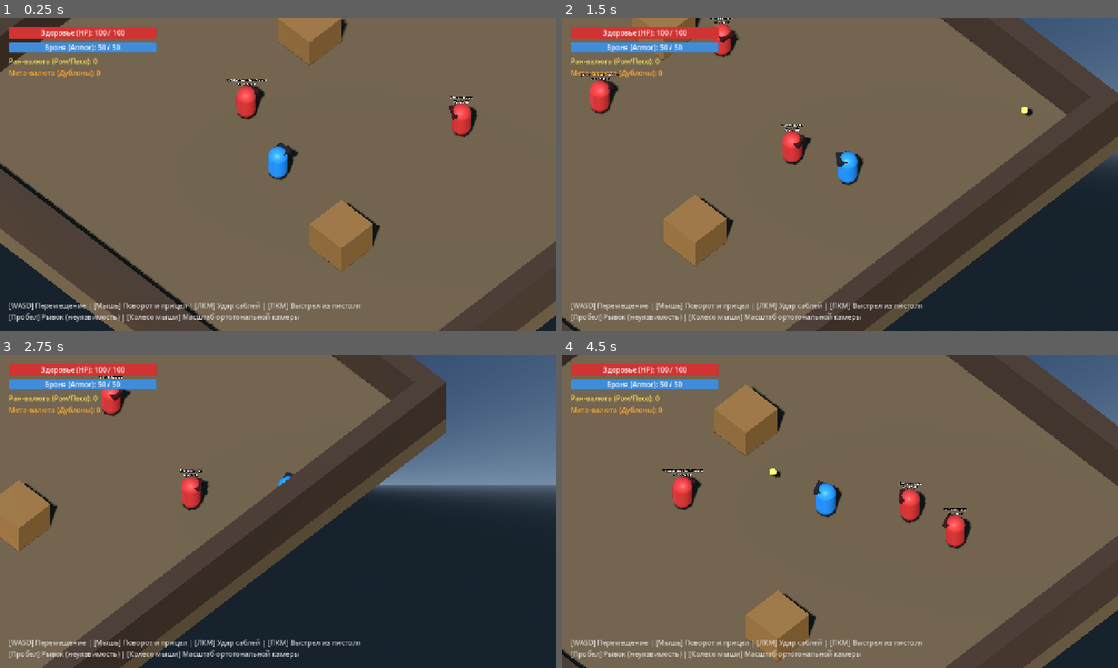
Above: before the commit, frames 1-4 (two rows, left to right).
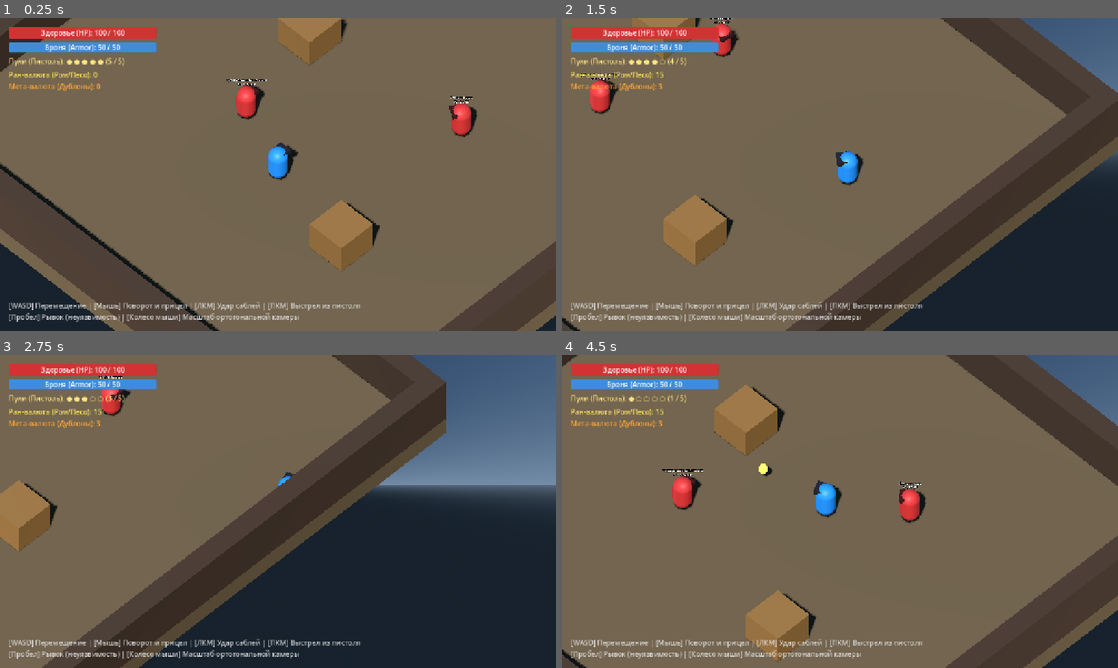
Above: after the commit, the same moments.

Repository: Futaecivoh/MPGU_Year2026-2027
Game: Godot game, scene res://scenes/arena/test_arena.tscn
Two runs of this game, one before a commit and one after it. Both use one fixed random seed, a clock stepped at 60 frames per second and the inputs below.
Inputs (mouse positions are in pixels of both pictures, inside the frame that each line leads up to):
- Up to frame 1 (0.25 s): no input
- Up to frame 2 (1.5 s): move the mouse to (962, 158) at 0.52 s; hold D (move_right) 0.53-1.28 s; hold Right mouse button (attack_ranged) 0.53-1.28 s; click (962, 158) at 0.67 s; tap Space (dash) at 0.8, 1.35 s; move the mouse to (728, 190) at 1.27 s; hold S (move_down) from 1.28 s (still down)
- Up to frame 3 (2.75 s): right-click (166, 527) at 1.55 s; move the mouse to (333, 442) at 2.02 s; release S (move_down) at 2.03 s; press the mouse at (333, 442) at 2.03 s; hold D (move_right) from 2.03 s (still down); tap Space (dash) at 2.3 s
- Up to frame 4 (4.5 s): move the mouse to (812, 574) at 2.77 s; release D (move_right) at 2.78 s; release the mouse at (812, 574) at 2.78 s; hold W (move_up) 2.78-3.53 s; right-click (812, 574) at 2.85 s; click (812, 574) at 2.92 s; move the mouse to (1006, 558) at 3.52 s; hold A (move_left) from 3.53 s (still down); tap Space (dash) at 3.6 s; move the mouse to (673, 464) at 4.27 s; right-click (673, 464) at 4.35 s

The runs differ from the first frame. In frame 1, 0.7% of the frame differs, in the area x 1-23%, y 12-24%; in frame 2, 1.2%; in frame 3, 1.1%; in frame 4, 1.2%, in the area x 1-74%, y 12-62%.

Commit message:
feat: add 5-bullet ammo limit and boost flintlock damage

Diff:
--- a/resources/weapons/flintlock.tres
+++ b/resources/weapons/flintlock.tres
@@ -1,14 +1,12 @@
-[gd_resource type="Resource" script_class="WeaponData" load_steps=2 format=3]
+[gd_resource type="Resource" script_class="WeaponData" format=3 uid="uid://bqqtmj4v1l8m3"]
 
-[ext_resource type="Script" path="res://scripts/resources/weapon_data.gd" id="1_weapon"]
+[ext_resource type="Script" uid="uid://ba6br8owjcvnb" path="res://scripts/resources/weapon_data.gd" id="1_weapon"]
 
 [resource]
 script = ExtResource("1_weapon")
 weapon_name = "Кремневый пистоль"
 weapon_type = 1
-damage = 22.0
-cooldown = 0.45
-knockback_force = 5.0
+cooldown = 0.5
+knockback_force = 14.0
 attack_duration = 0.1
-projectile_speed = 24.0
-projectile_lifetime = 1.5
+projectile_speed = 28.0
--- a/scenes/arena/test_arena.tscn
+++ b/scenes/arena/test_arena.tscn
@@ -1,7 +1,7 @@
-[gd_scene load_steps=19 format=3]
+[gd_scene format=3 uid="uid://hddnv5l1putc"]
 
 [ext_resource type="PackedScene" path="res://scenes/player/player.tscn" id="1_player"]
-[ext_resource type="Script" path="res://scripts/camera/orthogonal_camera.gd" id="2_cam"]
+[ext_resource type="Script" uid="uid://x1jl4lh7vq1m" path="res://scripts/camera/orthogonal_camera.gd" id="2_cam"]
 [ext_resource type="PackedScene" path="res://scenes/enemies/enemy_pirate.tscn" id="3_enemy"]
 [ext_resource type="Resource" path="res://resources/enemies/training_dummy_stats.tres" id="4_dummy_stats"]
 [ext_resource type="PackedScene" path="res://scenes/ui/hud.tscn" id="5_hud"]
@@ -62,126 +62,115 @@
 material = SubResource("StandardMaterial3D_crate")
 size = Vector3(2, 1.6, 2)
 
-[node name="TestArena" type="Node3D"]
+[node name="TestArena" type="Node3D" unique_id=1251723466]
 
-[node name="WorldEnvironment" type="WorldEnvironment" parent="."]
+[node name="WorldEnvironment" type="WorldEnvironment" parent="." unique_id=1869789671]
 environment = SubResource("Environment_main")
 
-[node name="DirectionalLight3D" type="DirectionalLight3D" parent="."]
+[node name="DirectionalLight3D" type="DirectionalLight3D" parent="." unique_id=1707654417]
 transform = Transform3D(0.866025, -0.383022, 0.321394, 0, 0.642788, 0.766044, -0.5, -0.663414, 0.55667, 0, 12, 0)
 shadow_enabled = true
- directional_shadow_max_distance = 60.0
+directional_shadow_max_distance = 60.0
 
-[node name="ArenaGeometry" type="Node3D" parent="."]
+[node name="ArenaGeometry" type="Node3D" parent="." unique_id=523057463]
 
-[node name="Floor" type="StaticBody3D" parent="ArenaGeometry"]
+[node name="Floor" type="StaticBody3D" parent="ArenaGeometry" unique_id=8085408]
 transform = Transform3D(1, 0, 0, 0, 1, 0, 0, 0, 1, 0, -0.5, 0)
-collision_layer = 1
 collision_mask = 0
 
-[node name="CollisionShape3D" type="CollisionShape3D" parent="ArenaGeometry/Floor"]
+[node name="CollisionShape3D" type="CollisionShape3D" parent="ArenaGeometry/Floor" unique_id=261048751]
 shape = SubResource("BoxShape3D_floor")
 
-[node name="MeshInstance3D" type="MeshInstance3D" parent="ArenaGeometry/Floor"]
+[node name="MeshInstance3D" type="MeshInstance3D" parent="ArenaGeometry/Floor" unique_id=1567775080]
 mesh = SubResource("BoxMesh_floor")
 
-[node name="NorthWall" type="StaticBody3D" parent="ArenaGeometry"]
+[node name="NorthWall" type="StaticBody3D" parent="ArenaGeometry" unique_id=819216168]
 transform = Transform3D(1, 0, 0, 0, 1, 0, 0, 0, 1, 0, 1.25, -13.5)
-collision_layer = 1
 collision_mask = 0
 
-[node name="CollisionShape3D" type="CollisionShape3D" parent="ArenaGeometry/NorthWall"]
+[node name="CollisionShape3D" type="CollisionShape3D" parent="ArenaGeometry/NorthWall" unique_id=1497650595]
 shape = SubResource("BoxShape3D_wall_ns")
 
-[node name="MeshInstance3D" type="MeshInstance3D" parent="ArenaGeometry/NorthWall"]
+[node name="MeshInstance3D" type="MeshInstance3D" parent="ArenaGeometry/NorthWall" unique_id=2145511855]
 mesh = SubResource("BoxMesh_wall_ns")
 
-[node name="SouthWall" type="StaticBody3D" parent="ArenaGeometry"]
+[node name="SouthWall" type="StaticBody3D" parent="ArenaGeometry" unique_id=980164014]
 transform = Transform3D(1, 0, 0, 0, 1, 0, 0, 0, 1, 0, 1.25, 13.5)
-collision_layer = 1
 collision_mask = 0
 
-[node name="CollisionShape3D" type="CollisionShape3D" parent="ArenaGeometry/SouthWall"]
+[node name="CollisionShape3D" type="CollisionShape3D" parent="ArenaGeometry/SouthWall" unique_id=2017380613]
 shape = SubResource("BoxShape3D_wall_ns")
 
-[node name="MeshInstance3D" type="MeshInstance3D" parent="ArenaGeometry/SouthWall"]
+[node name="MeshInstance3D" type="MeshInstance3D" parent="ArenaGeometry/SouthWall" unique_id=1783136008]
 mesh = SubResource("BoxMesh_wall_ns")
 
-[node name="WestWall" type="StaticBody3D" parent="ArenaGeometry"]
+[node name="WestWall" type="StaticBody3D" parent="ArenaGeometry" unique_id=746640109]
 transform = Transform3D(1, 0, 0, 0, 1, 0, 0, 0, 1, -13.5, 1.25, 0)
-collision_layer = 1
 collision_mask = 0
 
-[node name="CollisionShape3D" type="CollisionShape3D" parent="ArenaGeometry/WestWall"]
+[node name="CollisionShape3D" type="CollisionShape3D" parent="ArenaGeometry/WestWall" unique_id=1272237673]
 shape = SubResource("BoxShape3D_wall_ew")
 
-[node name="MeshInstance3D" type="MeshInstance3D" parent="ArenaGeometry/WestWall"]
+[node name="MeshInstance3D" type="MeshInstance3D" parent="ArenaGeometry/WestWall" unique_id=1223572347]
 mesh = SubResource("BoxMesh_wall_ew")
 
-[node name="EastWall" type="StaticBody3D" parent="ArenaGeometry"]
+[node name="EastWall" type="StaticBody3D" parent="ArenaGeometry" unique_id=475402878]
 transform = Transform3D(1, 0, 0, 0, 1, 0, 0, 0, 1, 13.5, 1.25, 0)
-collision_layer = 1
 collision_mask = 0
 
-[node name="CollisionShape3D" type="CollisionShape3D" parent="ArenaGeometry/EastWall"]
+[node name="CollisionShape3D" type="CollisionShape3D" parent="ArenaGeometry/EastWall" unique_id=1776944911]
 shape = SubResource("BoxShape3D_wall_ew")
 
-[node name="MeshInstance3D" type="MeshInstance3D" parent="ArenaGeometry/EastWall"]
+[node name="MeshInstance3D" type="MeshInstance3D" parent="ArenaGeometry/EastWall" unique_id=1377522046]
+layers = 3
 mesh = SubResource("BoxMesh_wall_ew")
 
-[node name="WoodenCrate1" type="StaticBody3D" parent="ArenaGeometry"]
+[node name="WoodenCrate1" type="StaticBody3D" parent="ArenaGeometry" unique_id=988694888]
 transform = Transform3D(1, 0, 0, 0, 1, 0, 0, 0, 1, -4.5, 0.8, -3.5)
-collision_layer = 1
 collision_mask = 0
 
-[node name="CollisionShape3D" type="CollisionShape3D" parent="ArenaGeometry/WoodenCrate1"]
+[node name="CollisionShape3D" type="CollisionShape3D" parent="ArenaGeometry/WoodenCrate1" unique_id=2034822011]
 shape = SubResource("BoxShape3D_crate")
 
-[node name="MeshInstance3D" type="MeshInstance3D" parent="ArenaGeometry/WoodenCrate1"]
+[node name="MeshInstance3D" type="MeshInstance3D" parent="ArenaGeometry/WoodenCrate1" unique_id=1799269119]
 mesh = SubResource("BoxMesh_crate")
 
-[node name="WoodenCrate2" type="StaticBody3D" parent="ArenaGeometry"]
-transform = Transform3D(1, 0, 0, 0, 1, 0, 0, 0, 1, 5.0, 0.8, 4.0)
-collision_layer = 1
+[node name="WoodenCrate2" type="StaticBody3D" parent="ArenaGeometry" unique_id=1858077340]
+transform = Transform3D(1, 0, 0, 0, 1, 0, 0, 0, 1, 5, 0.8, 4)
 collision_mask = 0
 
-[node name="CollisionShape3D" type="CollisionShape3D" parent="ArenaGeometry/WoodenCrate2"]
+[node name="CollisionShape3D" type="CollisionShape3D" parent="ArenaGeometry/WoodenCrate2" unique_id=1353380592]
 shape = SubResource("BoxShape3D_crate")
 
-[node name="MeshInstance3D" type="MeshInstance3D" parent="ArenaGeometry/WoodenCrate2"]
+[node name="MeshInstance3D" type="MeshInstance3D" parent="ArenaGeometry/WoodenCrate2" unique_id=419778305]
 mesh = SubResource("BoxMesh_crate")
 
-[node name="Player" parent="." instance=ExtResource("1_player")]
+[node name="Player" parent="." unique_id=1247808236 instance=ExtResource("1_player")]
 transform = Transform3D(1, 0, 0, 0, 1, 0, 0, 0, 1, 0, 0, 3)
 
-[node name="OrthogonalCameraRig" type="Node3D" parent="." node_paths=PackedStringArray("target")]
+[node name="OrthogonalCameraRig" type="Node3D" parent="." unique_id=1993453186 node_paths=PackedStringArray("target")]
 transform = Transform3D(0.707107, -0.541675, 0.454519, 0, 0.642788, 0.766044, -0.707107, -0.541675, 0.454519, 0, 0, 3)
 script = ExtResource("2_cam")
 target = NodePath("../Player")
-pitch_degrees = -50.0
-yaw_degrees = 45.0
-orthogonal_size = 14.0
-camera_distance = 35.0
 
-[node name="Camera3D" type="Camera3D" parent="OrthogonalCameraRig"]
+[node name="Camera3D" type="Camera3D" parent="OrthogonalCameraRig" unique_id=601748783]
 transform = Transform3D(1, 0, 0, 0, 1, 0, 0, 0, 1, 0, 0, 35)
 projection = 1
 current = true
 size = 14.0
-near = 0.05
 far = 200.0
 
-[node name="Enemies" type="Node3D" parent="."]
+[node name="Enemies" type="Node3D" parent="." unique_id=240291953]
 
-[node name="TrainingDummy" parent="Enemies" instance=ExtResource("3_enemy")]
+[node name="TrainingDummy" parent="Enemies" unique_id=2088237549 instance=ExtResource("3_enemy")]
 transform = Transform3D(1, 0, 0, 0, 1, 0, 0, 0, 1, -3.5, 0, 1.5)
 stats = ExtResource("4_dummy_stats")
 is_training_dummy = true
 
-[node name="SkeletonPirate1" parent="Enemies" instance=ExtResource("3_enemy")]
+[node name="SkeletonPirate1" parent="Enemies" unique_id=316085429 instance=ExtResource("3_enemy")]
 transform = Transform3D(1, 0, 0, 0, 1, 0, 0, 0, 1, 4.5, 0, -5.5)
 
-[node name="SkeletonPirate2" parent="Enemies" instance=ExtResource("3_enemy")]
+[node name="SkeletonPirate2" parent="Enemies" unique_id=383092083 instance=ExtResource("3_enemy")]
 transform = Transform3D(1, 0, 0, 0, 1, 0, 0, 0, 1, -6.5, 0, -7.5)
 
-[node name="HUD" parent="." instance=ExtResource("5_hud")]
+[node name="HUD" parent="." unique_id=13585590 instance=ExtResource("5_hud")]
--- a/scenes/projectiles/bullet_3d.tscn
+++ b/scenes/projectiles/bullet_3d.tscn
@@ -11,11 +11,11 @@
 
 [sub_resource type="SphereMesh" id="SphereMesh_bullet"]
 material = SubResource("StandardMaterial3D_bullet")
-radius = 0.16
-height = 0.32
+radius = 0.22
+height = 0.44
 
 [sub_resource type="SphereShape3D" id="SphereShape3D_hitbox"]
-radius = 0.2
+radius = 0.26
 
 [node name="Bullet3D" type="Node3D"]
 script = ExtResource("1_bullet")
@@ -27,8 +27,8 @@
 collision_layer = 8
 collision_mask = 65
 script = ExtResource("2_hitbox")
-damage = 20.0
-knockback_force = 5.0
+damage = 75.0
+knockback_force = 14.0
 
 [node name="CollisionShape3D" type="CollisionShape3D" parent="HitboxComponent"]
 shape = SubResource("SphereShape3D_hitbox")
--- a/scenes/ui/hud.tscn
+++ b/scenes/ui/hud.tscn
@@ -68,6 +68,11 @@
 horizontal_alignment = 1
 vertical_alignment = 1
 
+[node name="AmmoLabel" type="Label" parent="MarginContainer/VBoxContainer"]
+layout_mode = 2
+theme_override_colors/font_color = Color(1, 0.9, 0.5, 1)
+text = "Пули (Пистоль): ● ● ● ● ● (5 / 5)"
+
 [node name="CurrencyBox" type="VBoxContainer" parent="MarginContainer/VBoxContainer"]
 layout_mode = 2
 theme_override_constants/separation = 4
--- a/scripts/autoload/event_bus.gd
+++ b/scripts/autoload/event_bus.gd
@@ -6,6 +6,8 @@
 signal player_spawned(player: Node3D)
 signal player_health_changed(current_hp: float, max_hp: float)
 signal player_armor_changed(current_armor: float, max_armor: float)
+signal player_ammo_changed(current_ammo: int, max_ammo: int)
+signal player_out_of_ammo()
 signal player_died()
 signal player_dashed(cooldown: float)
 
--- a/scripts/player/player_controller.gd
+++ b/scripts/player/player_controller.gd
@@ -30,6 +30,9 @@
 @onready var health_component: HealthComponent = $HealthComponent
 @onready var hurtbox_component: HurtboxComponent = $HurtboxComponent
 
+var current_ammo: int = 5
+var max_ammo: int = 5
+
 var _aim_direction: Vector3 = Vector3.FORWARD
 var _knockback_velocity: Vector3 = Vector3.ZERO
 var _is_dashing: bool = false
@@ -51,6 +54,10 @@
 		melee_hitbox.damage = melee_weapon.damage
 		melee_hitbox.knockback_force = melee_weapon.knockback_force
 
+	if ranged_weapon != null:
+		max_ammo = ranged_weapon.max_ammo
+	current_ammo = max_ammo
+
 	health_component.health_changed.connect(_on_health_changed)
 	health_component.armor_changed.connect(_on_armor_changed)
 	health_component.damaged.connect(_on_damaged)
@@ -60,6 +67,7 @@
 	EventBus.player_spawned.emit(self)
 	EventBus.player_health_changed.emit(health_component.current_health, health_component.max_health)
 	EventBus.player_armor_changed.emit(health_component.current_armor, health_component.max_armor)
+	EventBus.player_ammo_changed.emit(current_ammo, max_ammo)
 
 
 func _physics_process(delta: float) -> void:
@@ -101,7 +109,7 @@
 	if Input.is_action_pressed("attack_melee") and _melee_cooldown_timer <= 0.0 and not _is_dashing:
 		_perform_melee_attack()
 
-	if Input.is_action_pressed("attack_ranged") and _ranged_cooldown_timer <= 0.0 and not _is_dashing:
+	if Input.is_action_just_pressed("attack_ranged") and _ranged_cooldown_timer <= 0.0 and not _is_dashing:
 		_perform_ranged_attack()
 
 
@@ -201,18 +209,31 @@
 	if bullet_scene == null:
 		return
 
-	var cooldown: float = ranged_weapon.cooldown if ranged_weapon else 0.45
-	var dmg: float = ranged_weapon.damage if ranged_weapon else 22.0
-	var kb: float = ranged_weapon.knockback_force if ranged_weapon else 5.0
-	var spd: float = ranged_weapon.projectile_speed if ranged_weapon else 24.0
+	if current_ammo <= 0:
+		EventBus.player_out_of_ammo.emit()
+		return
+
+	var cooldown: float = ranged_weapon.cooldown if ranged_weapon else 0.5
+	var dmg: float = ranged_weapon.damage if ranged_weapon else 75.0
+	var kb: float = ranged_weapon.knockback_force if ranged_weapon else 14.0
+	var spd: float = ranged_weapon.projectile_speed if ranged_weapon else 28.0
 	var life: float = ranged_weapon.projectile_lifetime if ranged_weapon else 1.5
 
+	current_ammo -= 1
 	_ranged_cooldown_timer = cooldown
+	EventBus.player_ammo_changed.emit(current_ammo, max_ammo)
 
 	var bullet := bullet_scene.instantiate() as Bullet3D
 	get_tree().current_scene.add_child(bullet)
 	bullet.global_position = muzzle_marker.global_position
 	bullet.setup(_aim_direction, dmg, kb, spd, life, self)
+
+
+func add_ammo(amount: int) -> void:
+	if amount <= 0:
+		return
+	current_ammo = clampi(current_ammo + amount, 0, max_ammo)
+	EventBus.player_ammo_changed.emit(current_ammo, max_ammo)
 
 
 func _on_health_changed(current_hp: float, max_hp: float) -> void:
--- a/scripts/resources/weapon_data.gd
+++ b/scripts/resources/weapon_data.gd
@@ -9,9 +9,10 @@
 
 @export var weapon_name: String = "Cutlass"
 @export var weapon_type: WeaponType = WeaponType.MELEE
-@export var damage: float = 25.0
+@export var damage: float = 100.0
 @export var cooldown: float = 0.35
 @export var knockback_force: float = 8.0
 @export var attack_duration: float = 0.18
+@export var max_ammo: int = 5
 @export var projectile_speed: float = 22.0
 @export var projectile_lifetime: float = 1.5
--- a/scripts/ui/hud.gd
+++ b/scripts/ui/hud.gd
@@ -5,6 +5,7 @@
 @onready var hp_label: Label = $MarginContainer/VBoxContainer/HPBar/HPLabel
 @onready var armor_bar: ProgressBar = $MarginContainer/VBoxContainer/ArmorBar
 @onready var armor_label: Label = $MarginContainer/VBoxContainer/ArmorBar/ArmorLabel
+@onready var ammo_label: Label = $MarginContainer/VBoxContainer/AmmoLabel
 @onready var run_currency_label: Label = $MarginContainer/VBoxContainer/CurrencyBox/RunCurrencyLabel
 @onready var meta_currency_label: Label = $MarginContainer/VBoxContainer/CurrencyBox/MetaCurrencyLabel
 
@@ -12,6 +13,8 @@
 func _ready() -> void:
 	EventBus.player_health_changed.connect(_on_player_health_changed)
 	EventBus.player_armor_changed.connect(_on_player_armor_changed)
+	EventBus.player_ammo_changed.connect(_on_player_ammo_changed)
+	EventBus.player_out_of_ammo.connect(_on_player_out_of_ammo)
 	EventBus.currency_updated.connect(_on_currency_updated)
 
 	_on_currency_updated(GameManager.run_currency, GameManager.meta_currency)
@@ -33,6 +36,28 @@
 		armor_label.text = "Броня (Armor): %d / %d" % [ceili(current_armor), ceili(max_armor)]
 
 
+func _on_player_ammo_changed(current_ammo: int, max_ammo: int) -> void:
+	if ammo_label == null:
+		return
+	var pips: String = ""
+	for i in range(max_ammo):
+		pips += "● " if i < current_ammo else "○ "
+	if current_ammo > 0:
+		ammo_label.text = "Пули (Пистоль): %s(%d / %d)" % [pips, current_ammo, max_ammo]
+		ammo_label.add_theme_color_override("font_color", Color(1.0, 0.9, 0.5, 1.0))
+	else:
+		ammo_label.text = "Пули (Пистоль): ПУСТО (0 / %d)" % max_ammo
+		ammo_label.add_theme_color_override("font_color", Color(0.95, 0.35, 0.35, 1.0))
+
+
+func _on_player_out_of_ammo() -> void:
+	if ammo_label == null:
+		return
+	var tween: Tween = create_tween()
+	tween.tween_property(ammo_label, "modulate", Color(1.0, 0.2, 0.2, 1.0), 0.08)
+	tween.tween_property(ammo_label, "modulate", Color(1.0, 1.0, 1.0, 1.0), 0.15)
+
+
 func _on_currency_updated(run_curr: int, meta_curr: int) -> void:
 	if run_currency_label:
 		run_currency_label.text = "Ран-валюта (Ром/Песо): %d" % run_curr
